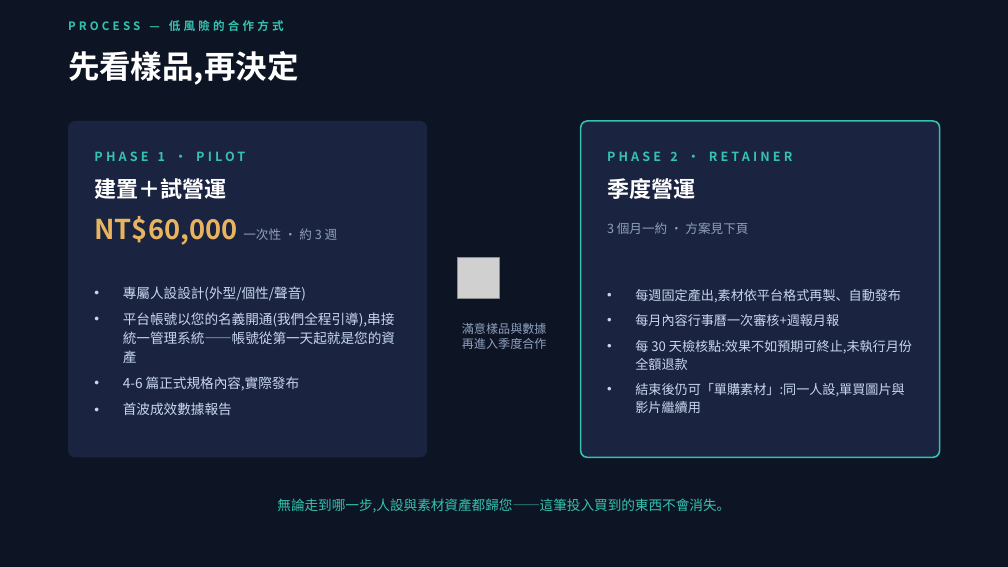
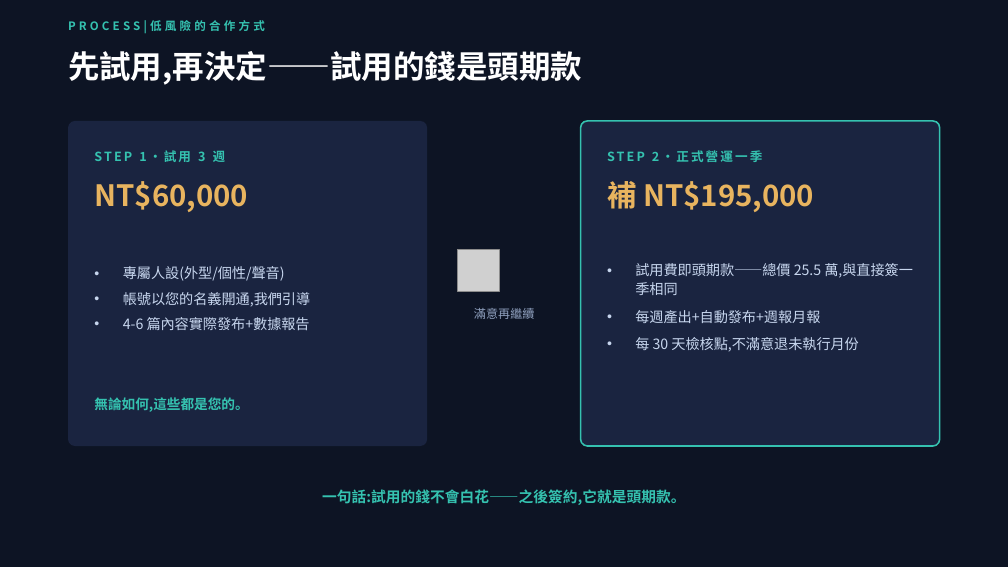
Before and after one commit to pennyhuang-oss/Virtual_KOL_Studio, a slide deck: slide 13 of business/數位人KOL-對外提案簡報.pptx (slide 12 before the commit). Drawn at 1008x567 pixels with LibreOffice and Linux fonts; fonts in the diff are those of the drawing; grey boxes stand for pictures. Boxes give left, top, right and bottom in pixels: in the first picture for what was removed or moved away, otherwise in the second. Text is boxed around its words. In the diff, an @@ line names an element or a change of style, - is before the commit and + after.

```diff
--- a/business/數位人KOL-對外提案簡報.pptx
+++ b/business/數位人KOL-對外提案簡報.pptx
@@ text at [68, 20, 264, 33]: text changed @@
-PROCESS — 低風險的合作方式
+PROCESS|低風險的合作方式
@@ text at [68, 51, 582, 85]: text changed @@
-先看樣品,再決定
+先試用,再決定——試用的錢是頭期款
@@ rounded rectangle: place and size @@
-rounded rectangle at [68, 121, 427, 457]
+rounded rectangle at [68, 121, 427, 446]
@@ rounded rectangle at [68, 121, 427, 446]: proportions changed @@
@@ rounded rectangle at [581, 121, 940, 446]: proportions changed @@
@@ rounded rectangle: place and size @@
-rounded rectangle at [581, 121, 940, 457]
+rounded rectangle at [581, 121, 940, 446]
@@ text removed at [94, 151, 245, 161] @@
-PHASE 1 · PILOT
@@ text removed at [94, 178, 226, 199] @@
-建置＋試營運
@@ text added at [94, 150, 226, 162], 12 pt, text #35C2B0, bold @@
+STEP 1・試用 3 週
@@ text at [607, 150, 763, 162]: text changed; size 21 to 12 pt; text colour #FFFFFF to #35C2B0 @@
-季度營運
+STEP 2・正式營運一季
@@ text removed at [607, 151, 793, 161] @@
-PHASE 2 · RETAINER
@@ text at [94, 181, 248, 212]: text changed; size 26 to 28 pt @@
-NT$60,000 一次性 · 約 3 週
+NT$60,000
@@ text added at [607, 181, 814, 212], 28 pt, text #E8B45F, bold @@
+補 NT$195,000
@@ text removed at [607, 222, 748, 234] @@
-3 個月一約 · 方案見下頁
@@ text at [123, 266, 310, 331]: text changed; size 13 to 13.5 pt @@
-• 專屬人設設計(外型/個性/聲音)
-• 平台帳號以您的名義開通(我們全程引導),串接統一管理系統——帳號從第一天起就是您的資產
-• 4-6 篇正式規格內容,實際發布
-• 首波成效數據報告
+• 專屬人設(外型/個性/聲音)
+• 帳號以您的名義開通,我們引導
+• 4-6 篇內容實際發布+數據報告
@@ picture: place and size @@
-picture at [457, 257, 499, 299]
+picture at [457, 250, 499, 291]
@@ text at [635, 263, 913, 351]: text changed; size 12.5 to 13.5 pt @@
-• 每週固定產出,素材依平台格式再製、自動發布
-• 每月內容行事曆一次審核+週報月報
-• 每 30 天檢核點:效果不如預期可終止,未執行月份全額退款
-• 結束後仍可「單購素材」:同一人設,單買圖片與影片繼續用
+• 試用費即頭期款——總價 25.5 萬,與直接簽一季相同
+• 每週產出+自動發布+週報月報
+• 每 30 天檢核點,不滿意退未執行月份
@@ text at [474, 308, 534, 319]: text changed @@
-滿意樣品與數據
-再進入季度合作
+滿意再繼續
@@ text added at [94, 397, 248, 412], 13 pt, text #35C2B0, bold @@
+無論如何,這些都是您的。
@@ text removed at [277, 498, 730, 513] @@
-無論走到哪一步,人設與素材資產都歸您——這筆投入買到的東西不會消失。
@@ text added at [322, 489, 685, 505], 14 pt, text #35C2B0, bold @@
+一句話:試用的錢不會白花——之後簽約,它就是頭期款。
```
Also in this commit, not shown: 14 other slides changed, 1 slide added, 2 other files.
